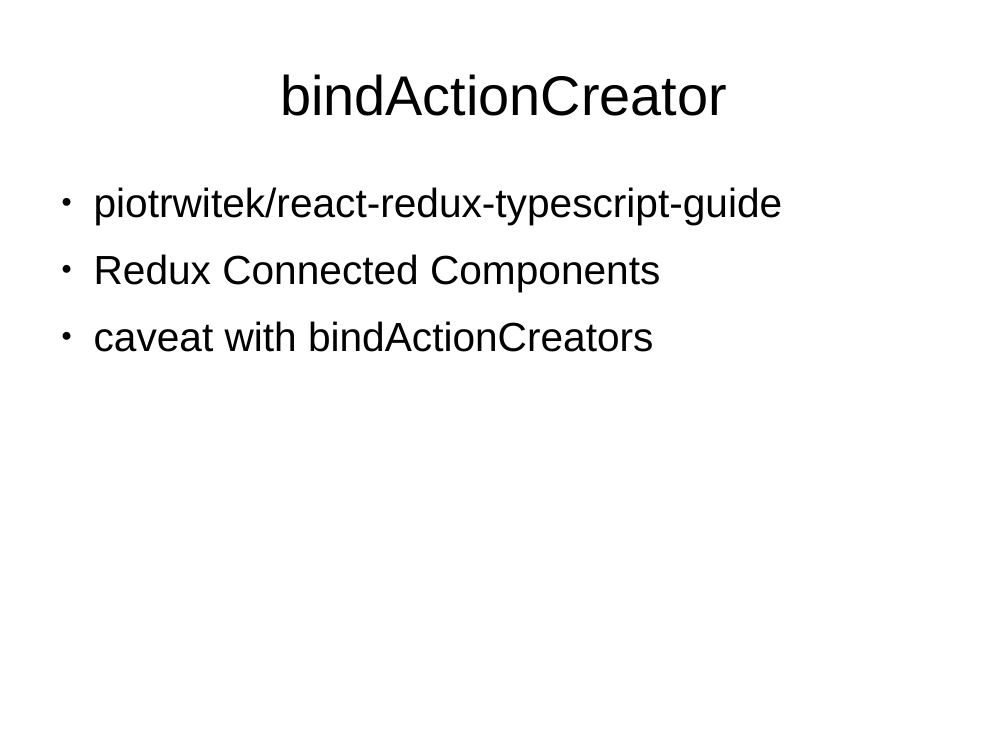
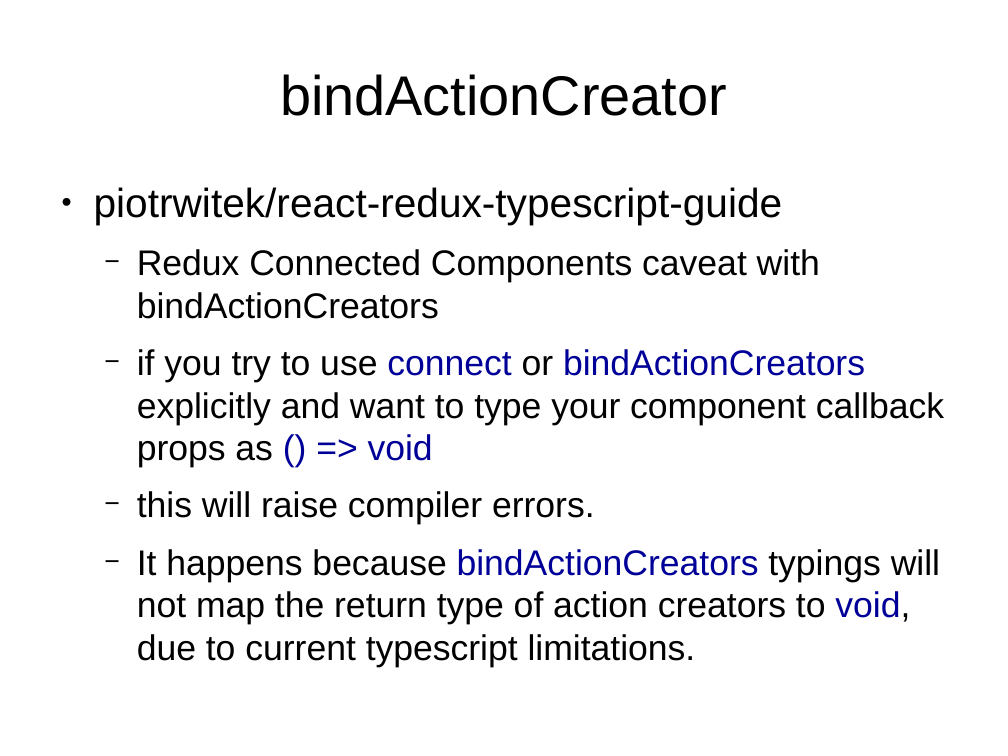
Before and after one commit to sallop/til, a slide deck: slide 16 of reduxwithts.odp. Drawn at 1008x756 pixels with LibreOffice and Linux fonts; fonts in the diff are those of the drawing. Boxes give left, top, right and bottom in pixels: in the first picture for what was removed or moved away, otherwise in the second. Text is boxed around its words. In the diff, an @@ line names an element or a change of style, - is before the commit and + after.

Commit message:
login actions

```diff
--- a/reduxwithts.odp
+++ b/reduxwithts.odp
@@ text at (x1=137, y1=249, x2=944, y2=625): text changed; size 32 to 28 pt @@
-● Redux Connected Components
-● caveat with bindActionCreators
+  − Redux Connected Components caveat with bindActionCreators
+  − if you try to use connect or bindActionCreators explicitly and want to type your component callback props as () => void
+  − this will raise compiler errors.
+  − It happens because bindActionCreators typings will not map the return type of action creators to void, due to current typescript limitations.
```
Also in this commit, not shown: 4 other slides changed, 3 slides added, 1 slide removed.
